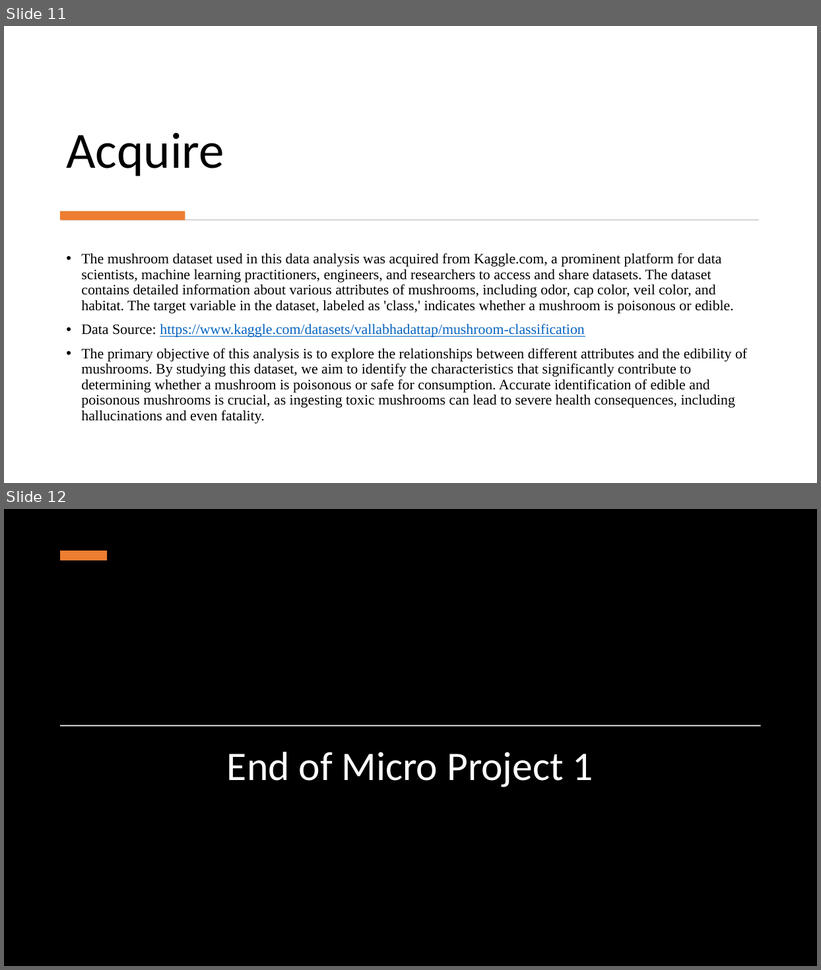
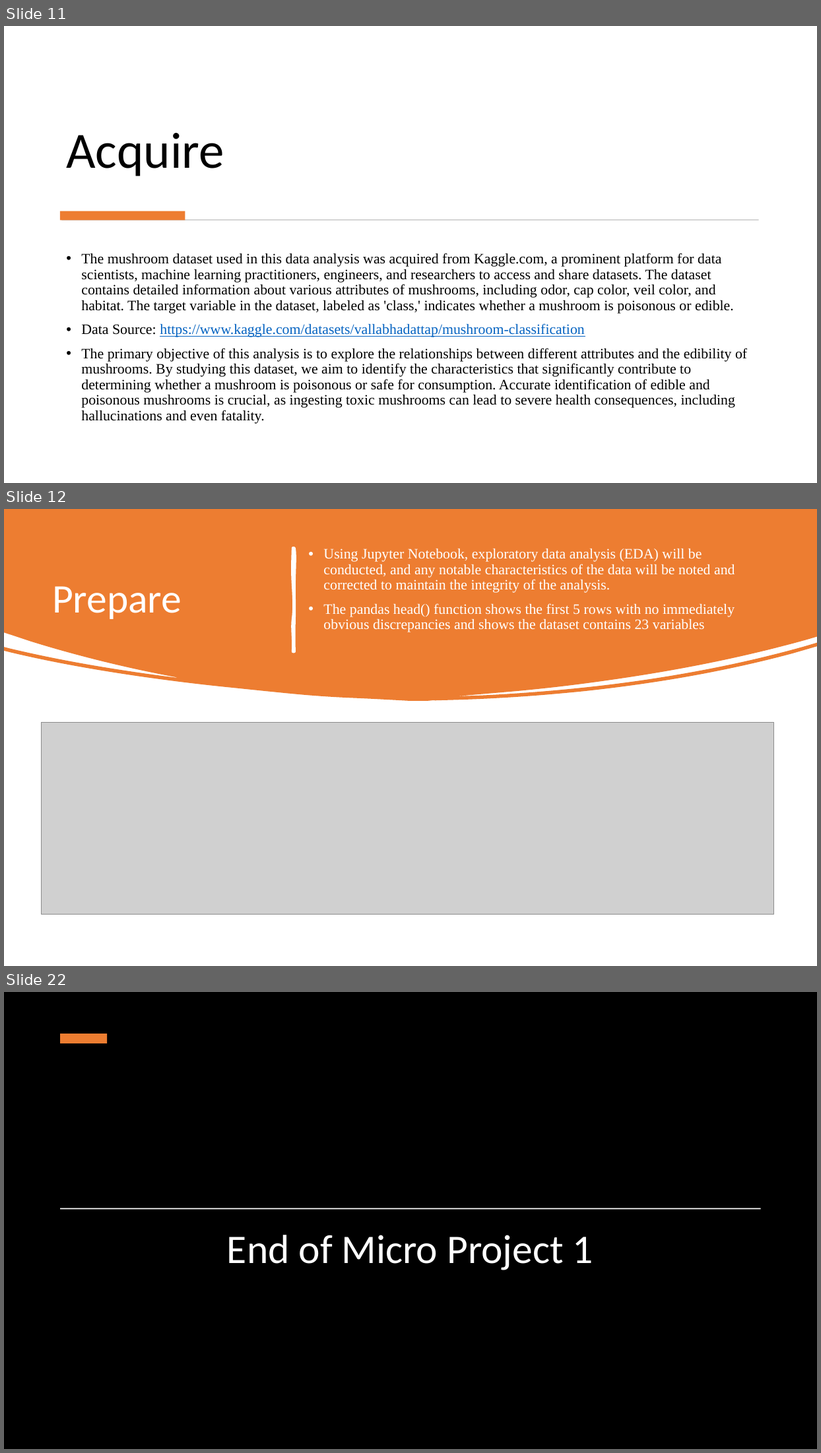
Before and after one commit to elijahcw-git/ANA500-PFDS, a slide deck: Microproject_1/ElijahWalker_ANA500_MP1.pptx. Shown one above the other, each under a label of ours: slides 11 and 12 before the commit, slides 11, 12 and 22 after it; the slides between them are not shown. The pictures are 821x970 and 821x1453 pixels, drawn with LibreOffice and Linux fonts; fonts in the diff are those of the drawing; grey boxes stand for pictures; background and template pictures are left out; a plain dark background stands for a picture behind light text. Boxes give left, top, right and bottom in pixels: in the first picture for what was removed or moved away, otherwise in the second. Text is boxed around its words. In the diff, an @@ line names an element or a change of style, - is before the commit and + after.

Commit message:
Added step 2 - Prepare

```diff
--- a/Microproject_1/ElijahWalker_ANA500_MP1.pptx
+++ b/Microproject_1/ElijahWalker_ANA500_MP1.pptx
@@ slide 12 added at [4, 509, 817, 966], background #FFFFFF @@
@@ freeform shape added at [4, 509, 817, 701], fill #ED7D31 @@
@@ freeform shape added at [293, 548, 294, 652], fill #FFFFFF, outline #FFFFFF 3.25 pt @@
@@ text added at [323, 549, 735, 632], 17 pt, text #FFFFFF @@
+• Using Jupyter Notebook, exploratory data analysis (EDA) will be conducted, and any notable characteristics of the data will be noted and corrected to maintain the integrity of the analysis.
+• The pandas head() function shows the first 5 rows with no immediately obvious discrepancies and shows the dataset contains 23 variables
@@ title added at [52, 586, 182, 619], 48 pt, text #FFFFFF @@
+Prepare
@@ picture added at [41, 722, 774, 915] @@
@@ what was slide 12 is now slide 22 @@
```
Also in this commit, not shown: 9 other slides added, 1 slide removed, 1 other file.
